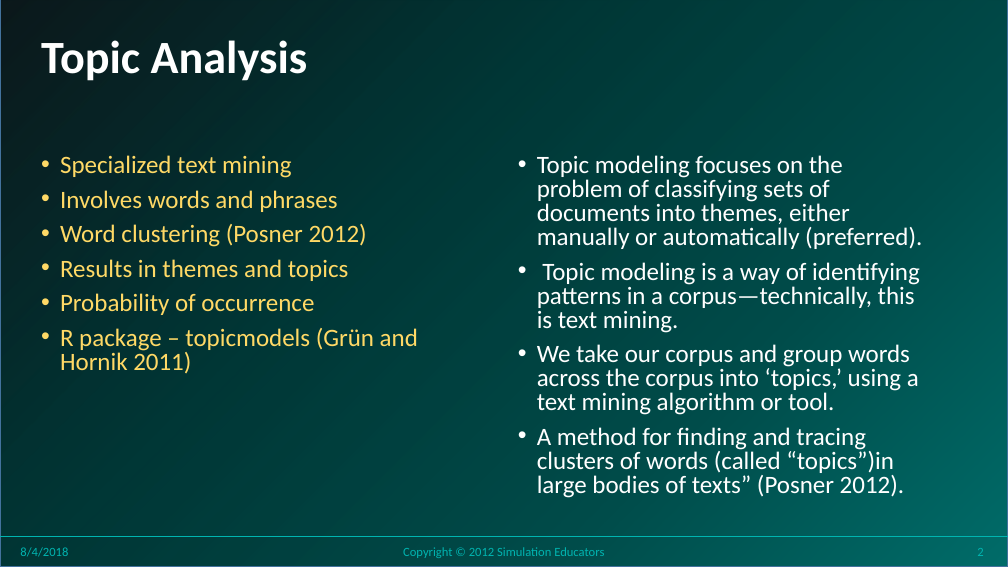
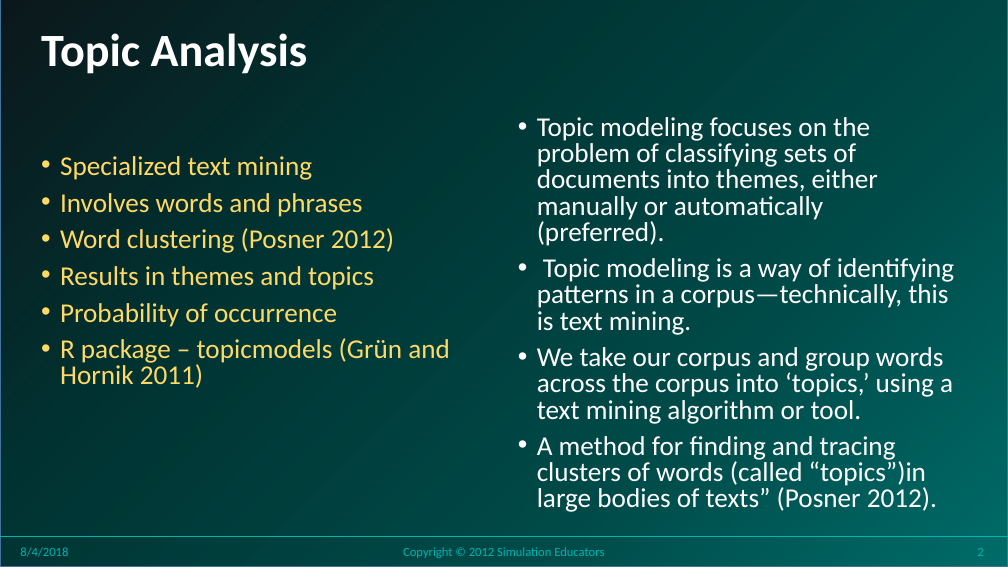
Before and after one commit to stricje1/VIT_University, a slide deck: slide 2 of Predictive_Modeling/PPT/Seminar 14 - Topic Modeling.pptx. Drawn at 1008x567 pixels with LibreOffice and Linux fonts; fonts in the diff are those of the drawing; background and template pictures are left out. Boxes give left, top, right and bottom in pixels: in the first picture for what was removed or moved away, otherwise in the second. Text is boxed around its words. In the diff, an @@ line names an element or a change of style, - is before the commit and + after.

```diff
--- a/Predictive_Modeling/PPT/Seminar 14 - Topic Modeling.pptx
+++ b/Predictive_Modeling/PPT/Seminar 14 - Topic Modeling.pptx
@@ title "Topic Analysis": place and size @@
-title "Topic Analysis" at box(41, 40, 308, 81)
+title "Topic Analysis" at box(41, 33, 308, 74)
@@ text "Topic modeling focuses on the ..." at box(537, 117, 954, 512): size 23.8 to 25.9 pt @@
@@ text "Topic modeling focuses on the ...": place and size @@
-text "Topic modeling focuses on the ..." at box(537, 155, 922, 498)
+text "Topic modeling focuses on the ..." at box(537, 117, 954, 512)
@@ text "Specialized text mining" at box(60, 156, 450, 388): size 23.8 to 25.9 pt @@
```
Also in this commit, not shown: 15 other slides changed, 3 other files.
